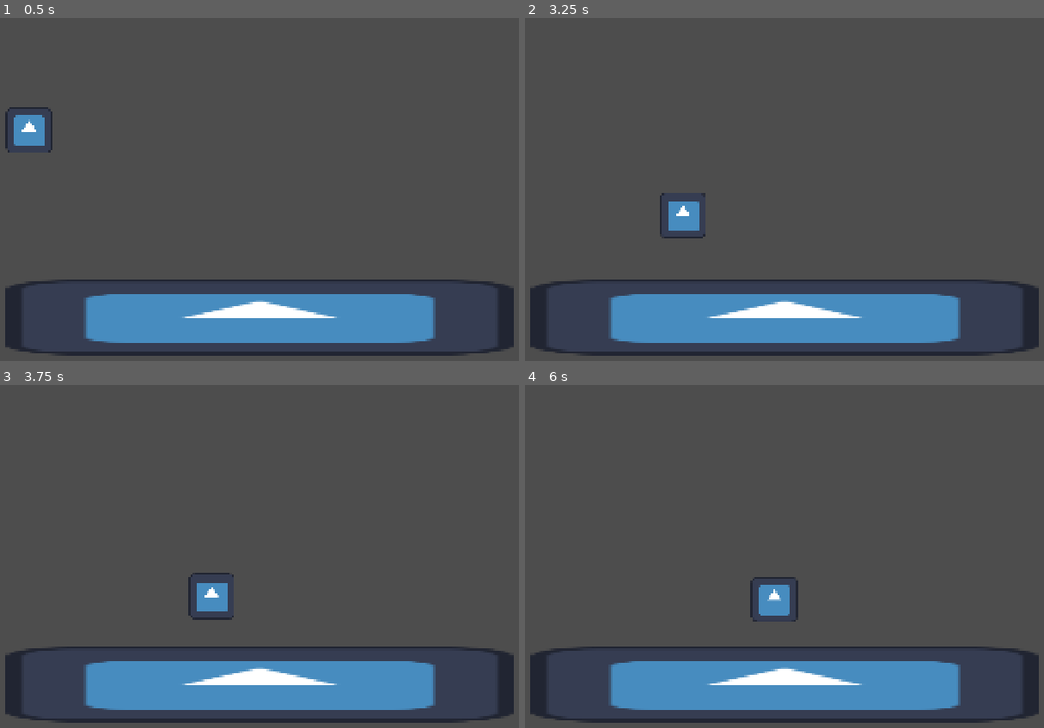
Above: before the commit, frames 1-4 (two rows, left to right).
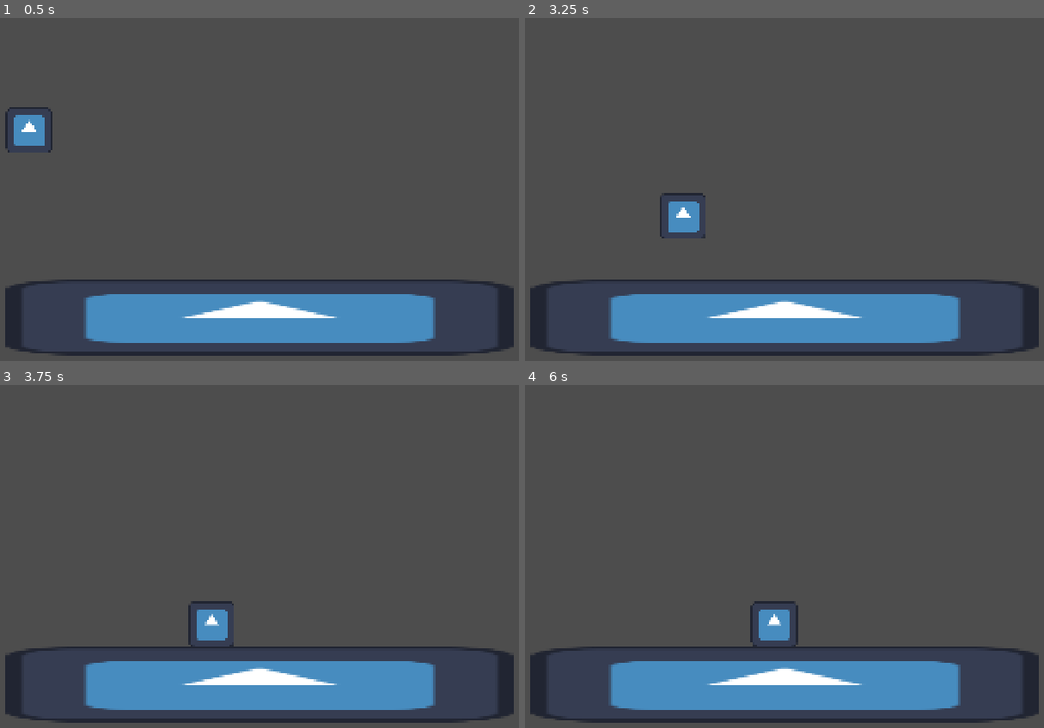
Above: after the commit, the same moments.

Repository: Goodman599/UWGameDevClubFall2026Jam
Game: Godot game, scene res://main.tscn
Same seed, same stepped clock (60 frames per second), same inputs: the game is played once before the commit and once after it. The engine's default icon, where the game draws it, is replaced by a stand-in: a white triangle on a blue panel in a dark square.
Inputs:
- Up to frame 1 (0.5 s): no input
- Up to frame 2 (3.25 s): tap Enter (ui_accept) at 0.5, 3.05 s; hold Enter (ui_accept) 0.53-1.28 s; hold Right (ui_right) 0.53-2.03 s; tap Space (jump, bound only after the commit) at 0.77, 1.07, 1.52, 1.82, 2.85, 3.02 s; tap K (create_bomb, bound only after the commit) at 0.8, 1.35 s; tap J (create_platform, bound only after the commit) at 1.55, 2.1 s; hold Left (ui_left) 2.03-2.78 s; hold Space (jump, bound only after the commit) 2.03-2.78 s; hold Right (ui_right) from 2.78 s (still down)
- Up to frame 3 (3.75 s): keep holding Right (ui_right); tap Space (jump, bound only after the commit) at 3.32 s; hold Enter (ui_accept) from 3.53 s (still down)
- Up to frame 4 (6 s): tap Space (jump, bound only after the commit) at 3.77, 4.07, 4.52, 4.82 s; tap K (create_bomb, bound only after the commit) at 3.8, 4.35 s; release Right (ui_right) at 4.28 s; release Enter (ui_accept) at 4.28 s; hold Left (ui_left) 4.28-5.03 s; tap J (create_platform, bound only after the commit) at 4.55, 5.1 s; hold Right (ui_right) 5.03-5.78 s; hold Space (jump, bound only after the commit) 5.03-5.78 s; hold Left (ui_left) from 5.78 s (still down); tap Enter (ui_accept) at 5.85 s

Frame 1 is identical in both runs. In frame 2, 0.2% of the frame differs, in the area x 26-35%, y 51-65%; in frame 3, 1.1%, in the area x 36-46%, y 54-77%; in frame 4, 1.1%.

Commit message:
Platform object added + framework for placing platforms and bombs

Diff:
--- /dev/null
+++ b/game_objects/explodable_component.gd
@@ -0,0 +1,11 @@
+# Because junk and platforms may have different destruction behaviors
+# It is better to write the explosion code in those themselves
+# and let this component notify them to explode
+class_name ExplodableComponent
+extends Node2D
+
+signal explode
+
+
+func exploded():
+	emit_signal("explode")
--- /dev/null
+++ b/game_objects/explodable_component.tscn
@@ -0,0 +1,11 @@
+[gd_scene format=3 uid="uid://b8krm3600icxw"]
+
+[ext_resource type="Script" uid="uid://cogmwc0slhoku" path="res://game_objects/explodable_component.gd" id="1_fse7u"]
+
+[node name="ExplodableComponent" type="Node2D" unique_id=902603782]
+script = ExtResource("1_fse7u")
+
+[node name="ExplosionDetectionArea" type="Area2D" parent="." unique_id=1756107568]
+
+[node name="CollisionShape2D" type="CollisionShape2D" parent="ExplosionDetectionArea" unique_id=1075704933]
+debug_color = Color(0.99215686, 0, 0.2627451, 0.23921569)
--- /dev/null
+++ b/game_objects/platform_files/horizontal_platform.tscn
@@ -0,0 +1,31 @@
+[gd_scene format=3 uid="uid://bo2w4keiu0piy"]
+
+[ext_resource type="Script" uid="uid://d1ivimd2ih01o" path="res://game_objects/platform_files/platform.gd" id="1_i255e"]
+[ext_resource type="Texture2D" uid="uid://d3ltd0mands33" path="res://icon.svg" id="2_17ym5"]
+[ext_resource type="PackedScene" uid="uid://b8krm3600icxw" path="res://game_objects/explodable_component.tscn" id="3_i2ne7"]
+
+[sub_resource type="RectangleShape2D" id="RectangleShape2D_jreem"]
+size = Vector2(384, 128)
+
+[sub_resource type="RectangleShape2D" id="RectangleShape2D_bko15"]
+size = Vector2(400, 144)
+
+[node name="HorizontalPlatform" type="Node2D" unique_id=889834616]
+script = ExtResource("1_i255e")
+
+[node name="Sprite2D" type="Sprite2D" parent="." unique_id=895035086]
+position = Vector2(7.6293945e-06, 0)
+scale = Vector2(3, 1)
+texture = ExtResource("2_17ym5")
+
+[node name="StaticBody2D" type="StaticBody2D" parent="." unique_id=560734454]
+
+[node name="CollisionShape2D" type="CollisionShape2D" parent="StaticBody2D" unique_id=999541776]
+shape = SubResource("RectangleShape2D_jreem")
+
+[node name="ExplodableComponent" parent="." unique_id=902603782 instance=ExtResource("3_i2ne7")]
+
+[node name="CollisionShape2D" parent="ExplodableComponent/ExplosionDetectionArea" parent_id_path=PackedInt32Array(902603782, 1756107568) index="0" unique_id=1075704933]
+shape = SubResource("RectangleShape2D_bko15")
+
+[editable path="ExplodableComponent"]
--- /dev/null
+++ b/game_objects/platform_files/platform.gd
@@ -0,0 +1,16 @@
+extends Node2D
+
+
+const SCRAP_REFUND := 3
+
+# Called when the node enters the scene tree for the first time.
+func _ready() -> void:
+	$ExplodableComponent.explode.connect(destroy)
+
+func destroy() -> void:
+	spawn_scrap(SCRAP_REFUND)
+	queue_free()
+
+func spawn_scrap(count : int) -> void:
+	for i in range(count):
+		pass
--- /dev/null
+++ b/game_objects/platform_files/vertical_platform.tscn
@@ -0,0 +1,31 @@
+[gd_scene format=3 uid="uid://b8jonm2sx0nfb"]
+
+[ext_resource type="Script" uid="uid://d1ivimd2ih01o" path="res://game_objects/platform_files/platform.gd" id="1_mqikw"]
+[ext_resource type="Texture2D" uid="uid://d3ltd0mands33" path="res://icon.svg" id="2_oacvb"]
+[ext_resource type="PackedScene" uid="uid://b8krm3600icxw" path="res://game_objects/explodable_component.tscn" id="3_oacvb"]
+
+[sub_resource type="RectangleShape2D" id="RectangleShape2D_p6env"]
+size = Vector2(128, 384)
+
+[sub_resource type="RectangleShape2D" id="RectangleShape2D_6l6gs"]
+size = Vector2(144, 400)
+
+[node name="VerticalPlatform" type="Node2D" unique_id=889834616]
+script = ExtResource("1_mqikw")
+
+[node name="Sprite2D" type="Sprite2D" parent="." unique_id=895035086]
+position = Vector2(-3.8146973e-06, 0)
+scale = Vector2(0.99999994, 3)
+texture = ExtResource("2_oacvb")
+
+[node name="StaticBody2D" type="StaticBody2D" parent="." unique_id=560734454]
+
+[node name="CollisionShape2D" type="CollisionShape2D" parent="StaticBody2D" unique_id=999541776]
+shape = SubResource("RectangleShape2D_p6env")
+
+[node name="ExplodableComponent" parent="." unique_id=902603782 instance=ExtResource("3_oacvb")]
+
+[node name="CollisionShape2D" parent="ExplodableComponent/ExplosionDetectionArea" parent_id_path=PackedInt32Array(902603782, 1756107568) index="0" unique_id=1075704933]
+shape = SubResource("RectangleShape2D_6l6gs")
+
+[editable path="ExplodableComponent"]
--- a/player_files/player.gd
+++ b/player_files/player.gd
@@ -17,23 +17,15 @@
 var can_buffer_jump := false
 var was_on_floor_last_frame : bool # Used to start/stop CoyoteTimer and JumpBufferTimer
 
+var aiming_platform := false
+var platform_aim_direction := Vector2i(0, 0) # {(1, 0), (-1, 0), (0, 1), (0, -1)}
+var aiming_bomb := false
+var bomb_aim_direction := Vector2i(0, 0) # {(1, 0), (-1, 0), (0, 1), (0, -1), (1, 1), (-1, -1), (-1, 1), (1, -1)}
+
 func _physics_process(delta: float) -> void:
 	# Add the gravity.
 	if not is_on_floor():
-		var terminal_velocity : float
-		if Input.is_action_pressed("ui_down"):
-			terminal_velocity = ACCELERATED_TERMINAL_VELOCITY
-		else:
-			terminal_velocity = TERMINAL_VELOCITY
-
-		if velocity.y < terminal_velocity:
-			velocity += get_gravity() * delta
-
-			if velocity.y > terminal_velocity:
-				velocity.y = terminal_velocity
-
-		else: # If falling faster than terminal velocity, slow down
-			velocity.y = move_toward(velocity.y, terminal_velocity, AIR_DRAG)
+		fall(delta)
 
 	if was_on_floor_last_frame and !is_on_floor() or !was_on_floor_last_frame and is_on_floor():
 		on_grounded_state_changed(is_on_floor())
@@ -41,20 +33,52 @@
 	was_on_floor_last_frame = is_on_floor()
 
 	# Handle jump.
-	if Input.is_action_just_pressed("ui_accept"):
+	if Input.is_action_just_pressed("jump"):
 		attempt_jump()
-	if can_jump_hold and Input.is_action_pressed("ui_accept"):
+	if can_jump_hold and Input.is_action_pressed("jump"):
 		velocity.y += JUMP_HOLD_BOOST
 
-	# Get the input direction and handle the movement/deceleration.
-	# As good practice, you should replace UI actions with custom gameplay actions.
-	var direction := Input.get_axis("ui_left", "ui_right")
-	if direction:
-		velocity.x = direction * SPEED
-	else:
-		velocity.x = move_toward(velocity.x, 0, SPEED)
+	if Input.is_action_just_pressed("create_platform") and !aiming_bomb:
+		aiming_platform = true
+	if Input.is_action_just_pressed("create_bomb") and !aiming_platform:
+		aiming_bomb = true
+	if aiming_platform:
+		aim_platform()
+	if aiming_bomb:
+		aim_bomb()
+	if Input.is_action_just_released("create_platform") and aiming_platform:
+		aiming_platform = false
+		create_platform()
+	if Input.is_action_just_released("create_bomb") and aiming_bomb:
+		aiming_bomb = false
+		create_bomb()
+
+	# If aiming, then all direction inputs must become aiming instead of movement
+	if !aiming_bomb and !aiming_platform:
+		# Get the input direction and handle the movement/deceleration.
+		var direction := Input.get_axis("left", "right")
+		if direction:
+			velocity.x = direction * SPEED
+		else:
+			velocity.x = move_toward(velocity.x, 0, SPEED)
 
 	move_and_slide()
+
+func fall(delta : float):
+	var terminal_velocity : float
+	if Input.is_action_pressed("down"):
+		terminal_velocity = ACCELERATED_TERMINAL_VELOCITY
+	else:
+		terminal_velocity = TERMINAL_VELOCITY
+
+	if velocity.y < terminal_velocity:
+		velocity += get_gravity() * delta
+
+		if velocity.y > terminal_velocity:
+			velocity.y = terminal_velocity
+
+	else: # If falling faster than terminal velocity, slow down
+		velocity.y = move_toward(velocity.y, terminal_velocity, AIR_DRAG)
 
 func attempt_jump() -> void:
 	var can_jump := false
@@ -92,6 +116,21 @@
 func add_velocity(incoming_velocity : Vector2):
 	velocity += incoming_velocity
 
+func aim_platform():
+	# Record the direction pressed (NESW)
+	pass
+
+func aim_bomb():
+	# Record the direction pressed (NESW + diagonals)
+	pass
+
+func create_platform():
+	# Place a platform based on recorded direction while aiming
+	pass
+
+func create_bomb():
+	# Place a bomb based on recorded direction while aiming
+	pass
 
 func _on_coyote_timer_timeout() -> void:
 	can_coyote_jump = false
--- a/project.godot
+++ b/project.godot
@@ -21,6 +21,51 @@
 window/size/viewport_height=1080
 window/stretch/mode="canvas_items"
 
+[input]
+
+jump={
+"deadzone": 0.2,
+"events": [Object(InputEventKey,"resource_local_to_scene":false,"resource_name":"","device":-1,"window_id":0,"alt_pressed":false,"shift_pressed":false,"ctrl_pressed":false,"meta_pressed":false,"pressed":false,"keycode":0,"physical_keycode":32,"key_label":0,"unicode":32,"location":0,"echo":false,"script":null)
+, Object(InputEventKey,"resource_local_to_scene":false,"resource_name":"","device":-1,"window_id":0,"alt_pressed":false,"shift_pressed":false,"ctrl_pressed":false,"meta_pressed":false,"pressed":false,"keycode":0,"physical_keycode":67,"key_label":0,"unicode":99,"location":0,"echo":false,"script":null)
+]
+}
+left={
+"deadzone": 0.2,
+"events": [Object(InputEventKey,"resource_local_to_scene":false,"resource_name":"","device":-1,"window_id":0,"alt_pressed":false,"shift_pressed":false,"ctrl_pressed":false,"meta_pressed":false,"pressed":false,"keycode":0,"physical_keycode":65,"key_label":0,"unicode":97,"location":0,"echo":false,"script":null)
+, Object(InputEventKey,"resource_local_to_scene":false,"resource_name":"","device":-1,"window_id":0,"alt_pressed":false,"shift_pressed":false,"ctrl_pressed":false,"meta_pressed":false,"pressed":false,"keycode":0,"physical_keycode":4194319,"key_label":0,"unicode":0,"location":0,"echo":false,"script":null)
+]
+}
+right={
+"deadzone": 0.2,
+"events": [Object(InputEventKey,"resource_local_to_scene":false,"resource_name":"","device":-1,"window_id":0,"alt_pressed":false,"shift_pressed":false,"ctrl_pressed":false,"meta_pressed":false,"pressed":false,"keycode":0,"physical_keycode":68,"key_label":0,"unicode":100,"location":0,"echo":false,"script":null)
+, Object(InputEventKey,"resource_local_to_scene":false,"resource_name":"","device":-1,"window_id":0,"alt_pressed":false,"shift_pressed":false,"ctrl_pressed":false,"meta_pressed":false,"pressed":false,"keycode":0,"physical_keycode":4194321,"key_label":0,"unicode":0,"location":0,"echo":false,"script":null)
+]
+}
+up={
+"deadzone": 0.2,
+"events": [Object(InputEventKey,"resource_local_to_scene":false,"resource_name":"","device":-1,"window_id":0,"alt_pressed":false,"shift_pressed":false,"ctrl_pressed":false,"meta_pressed":false,"pressed":false,"keycode":0,"physical_keycode":87,"key_label":0,"unicode":119,"location":0,"echo":false,"script":null)
+, Object(InputEventKey,"resource_local_to_scene":false,"resource_name":"","device":-1,"window_id":0,"alt_pressed":false,"shift_pressed":false,"ctrl_pressed":false,"meta_pressed":false,"pressed":false,"keycode":0,"physical_keycode":4194320,"key_label":0,"unicode":0,"location":0,"echo":false,"script":null)
+]
+}
+down={
+"deadzone": 0.2,
+"events": [Object(InputEventKey,"resource_local_to_scene":false,"resource_name":"","device":-1,"window_id":0,"alt_pressed":false,"shift_pressed":false,"ctrl_pressed":false,"meta_pressed":false,"pressed":false,"keycode":0,"physical_keycode":83,"key_label":0,"unicode":115,"location":0,"echo":false,"script":null)
+, Object(InputEventKey,"resource_local_to_scene":false,"resource_name":"","device":-1,"window_id":0,"alt_pressed":false,"shift_pressed":false,"ctrl_pressed":false,"meta_pressed":false,"pressed":false,"keycode":0,"physical_keycode":4194322,"key_label":0,"unicode":0,"location":0,"echo":false,"script":null)
+]
+}
+create_platform={
+"deadzone": 0.2,
+"events": [Object(InputEventKey,"resource_local_to_scene":false,"resource_name":"","device":-1,"window_id":0,"alt_pressed":false,"shift_pressed":false,"ctrl_pressed":false,"meta_pressed":false,"pressed":false,"keycode":0,"physical_keycode":74,"key_label":0,"unicode":106,"location":0,"echo":false,"script":null)
+, Object(InputEventKey,"resource_local_to_scene":false,"resource_name":"","device":-1,"window_id":0,"alt_pressed":false,"shift_pressed":false,"ctrl_pressed":false,"meta_pressed":false,"pressed":false,"keycode":0,"physical_keycode":90,"key_label":0,"unicode":122,"location":0,"echo":false,"script":null)
+]
+}
+create_bomb={
+"deadzone": 0.2,
+"events": [Object(InputEventKey,"resource_local_to_scene":false,"resource_name":"","device":-1,"window_id":0,"alt_pressed":false,"shift_pressed":false,"ctrl_pressed":false,"meta_pressed":false,"pressed":false,"keycode":0,"physical_keycode":75,"key_label":0,"unicode":107,"location":0,"echo":false,"script":null)
+, Object(InputEventKey,"resource_local_to_scene":false,"resource_name":"","device":-1,"window_id":0,"alt_pressed":false,"shift_pressed":false,"ctrl_pressed":false,"meta_pressed":false,"pressed":false,"keycode":0,"physical_keycode":88,"key_label":0,"unicode":120,"location":0,"echo":false,"script":null)
+]
+}
+
 [physics]
 
 3d/physics_engine="Jolt Physics"
Not shown, added: game_objects/explodable_component.gd.uid
Not shown, added: game_objects/platform_files/platform.gd.uid
